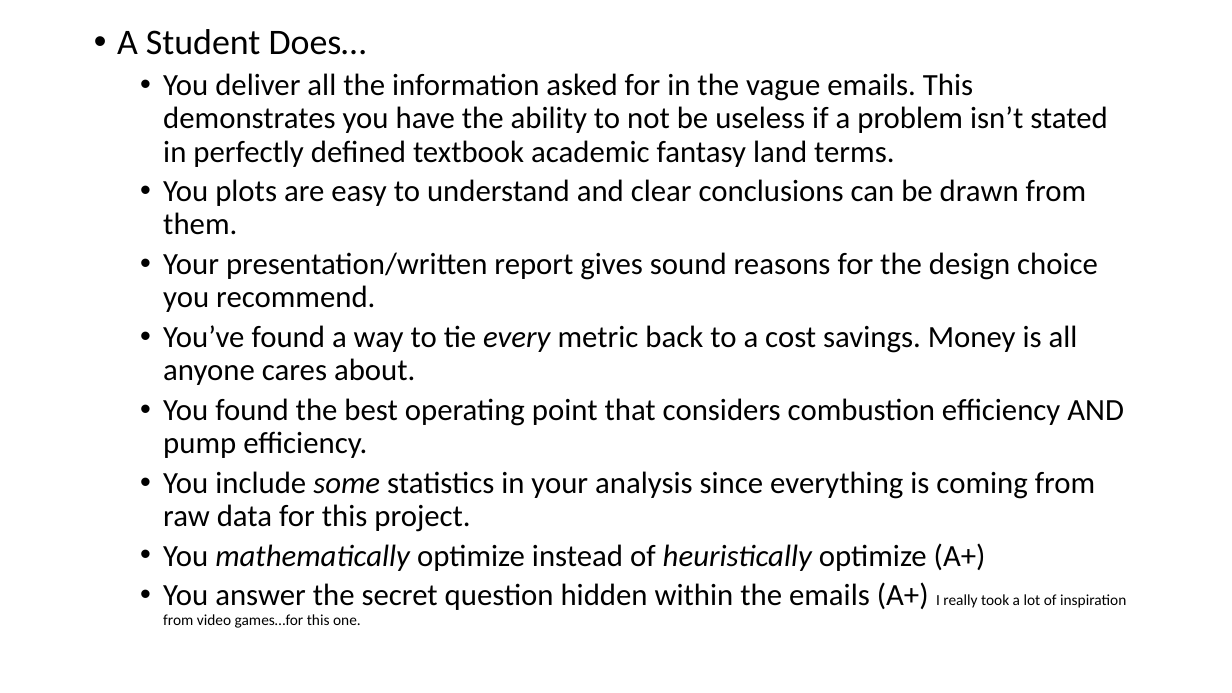
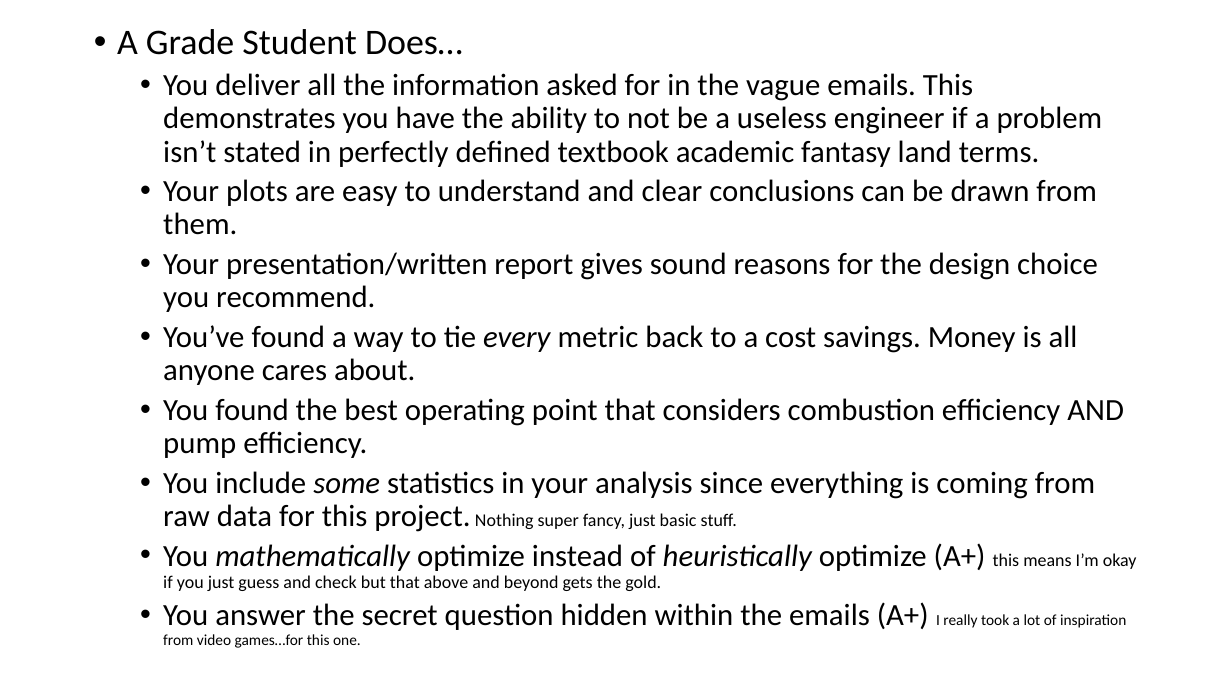
Before and after one commit to smohler/ME322-S20, a slide deck: slide 4 of projects/Project-2.pptx. Drawn at 1232x693 pixels with LibreOffice and Linux fonts; fonts in the diff are those of the drawing. Boxes give left, top, right and bottom in pixels: in the first picture for what was removed or moved away, otherwise in the second. Text is boxed around its words. In the diff, an @@ line names an element or a change of style, - is before the commit and + after.

Commit message:
Project 2 finalized w/ new due date!

```diff
--- a/projects/Project-2.pptx
+++ b/projects/Project-2.pptx
@@ text at bbox=[117, 29, 1103, 235]: text changed @@
-• A Student Does…
-  • You deliver all the information asked for in the vague emails. This demonstrates you have the ability to not be useless if a problem isn’t stated in perfectly defined textbook academic fantasy land terms.
-  • You plots are easy to understand and clear conclusions can be drawn from them.
+• A Grade Student Does…
+  • You deliver all the information asked for in the vague emails. This demonstrates you have the ability to not be a useless engineer if a problem isn’t stated in perfectly defined textbook academic fantasy land terms.
+  • Your plots are easy to understand and clear conclusions can be drawn from them.
@@ text at bbox=[163, 471, 1137, 591]: text changed @@
-  • You include some statistics in your analysis since everything is coming from raw data for this project.
-  • You mathematically optimize instead of heuristically optimize (A+)
+  • You include some statistics in your analysis since everything is coming from raw data for this project. Nothing super fancy, just basic stuff.
+  • You mathematically optimize instead of heuristically optimize (A+) this means I’m okay if you just guess and check but that above and beyond gets the gold.
```
Also in this commit, not shown: 3 other slides changed, 3 other files.
